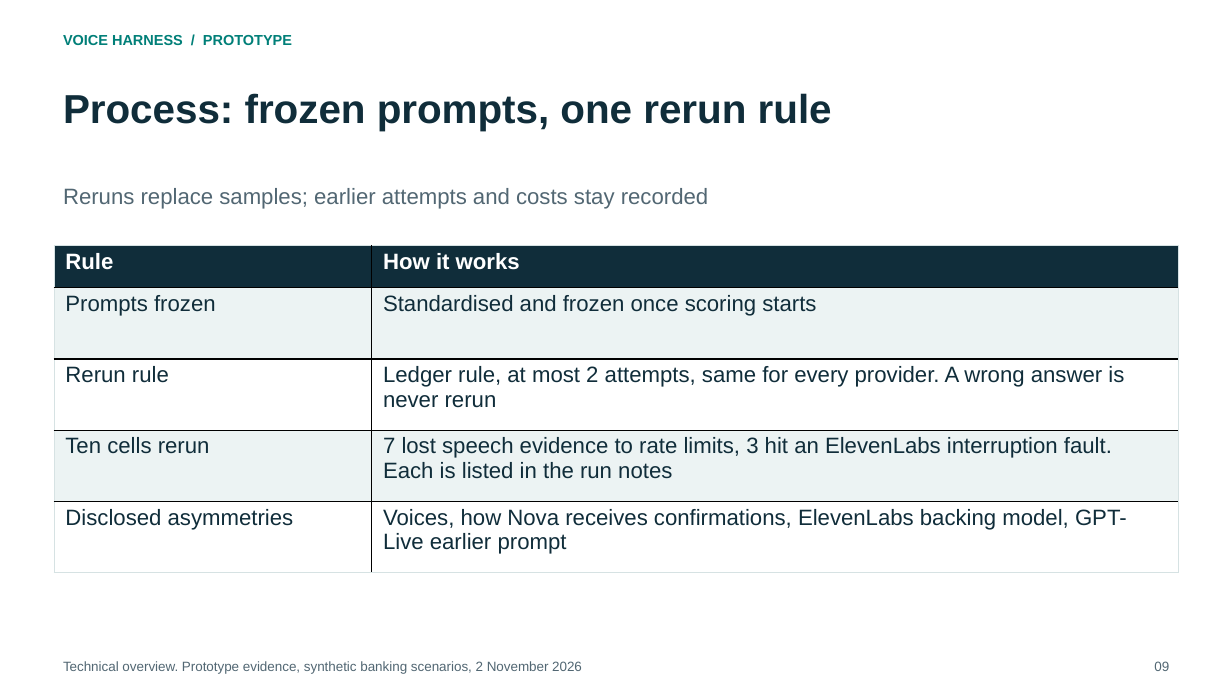
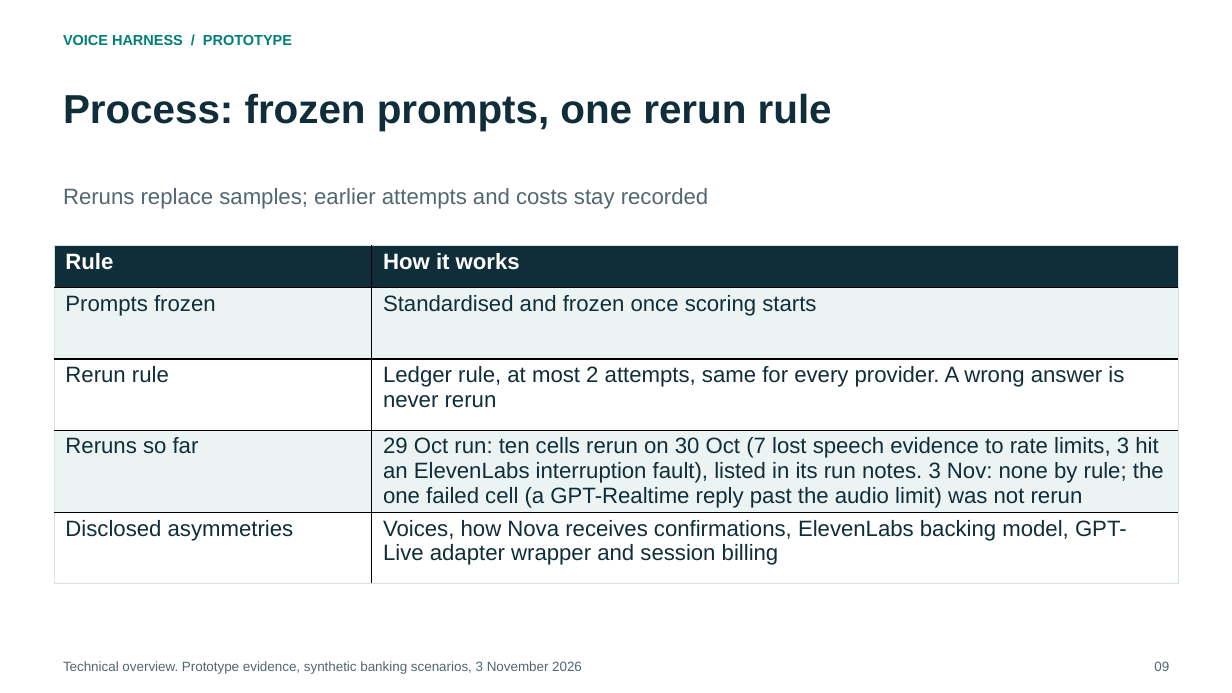
Before and after one commit to Ready2k/Voice_harness, a slide deck: slide 9 of output/consulting-2026-10-31/deliverables/Voice-Harness-Technical-Overview.pptx. Drawn at 1232x693 pixels with LibreOffice and Linux fonts; fonts in the diff are those of the drawing. Boxes give left, top, right and bottom in pixels: in the first picture for what was removed or moved away, otherwise in the second. Text is boxed around its words. In the diff, an @@ line names an element or a change of style, - is before the commit and + after.

```diff
--- a/output/consulting-2026-10-31/deliverables/Voice-Harness-Technical-Overview.pptx
+++ b/output/consulting-2026-10-31/deliverables/Voice-Harness-Technical-Overview.pptx
@@ table at <box>54,246,1178,573</box> @@
-row 4, column 1: Ten cells rerun
+row 4, column 1: Reruns so far
-row 4, column 2: 7 lost speech evidence to rate limits, 3 hit an ElevenLabs interruption fault. Each is listed in the run notes
+row 4, column 2: 29 Oct run: ten cells rerun on 30 Oct (7 lost speech evidence to rate limits, 3 hit an ElevenLabs interruption fault), listed in its run notes. 3 Nov: none by rule; the one failed cell (a GPT-Realtime reply past the audio limit) was not rerun
-row 5, column 2: Voices, how Nova receives confirmations, ElevenLabs backing model, GPT-Live earlier prompt
+row 5, column 2: Voices, how Nova receives confirmations, ElevenLabs backing model, GPT-Live adapter wrapper and session billing
@@ text at <box>63,661,582,674</box>: text changed @@
-Technical overview. Prototype evidence, synthetic banking scenarios, 2 November 2026
+Technical overview. Prototype evidence, synthetic banking scenarios, 3 November 2026
```
Also in this commit, not shown: 13 other slides changed, 29 other files.
